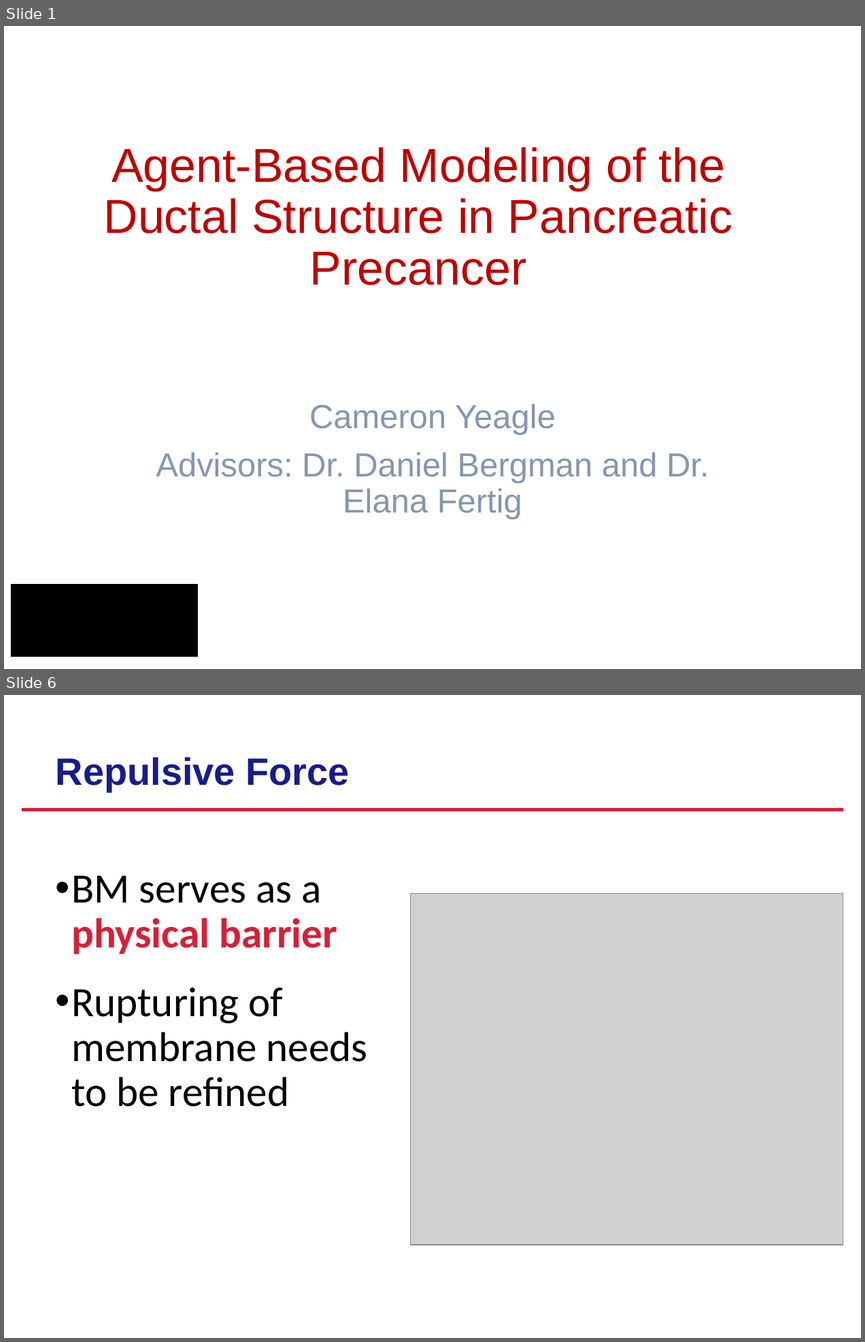
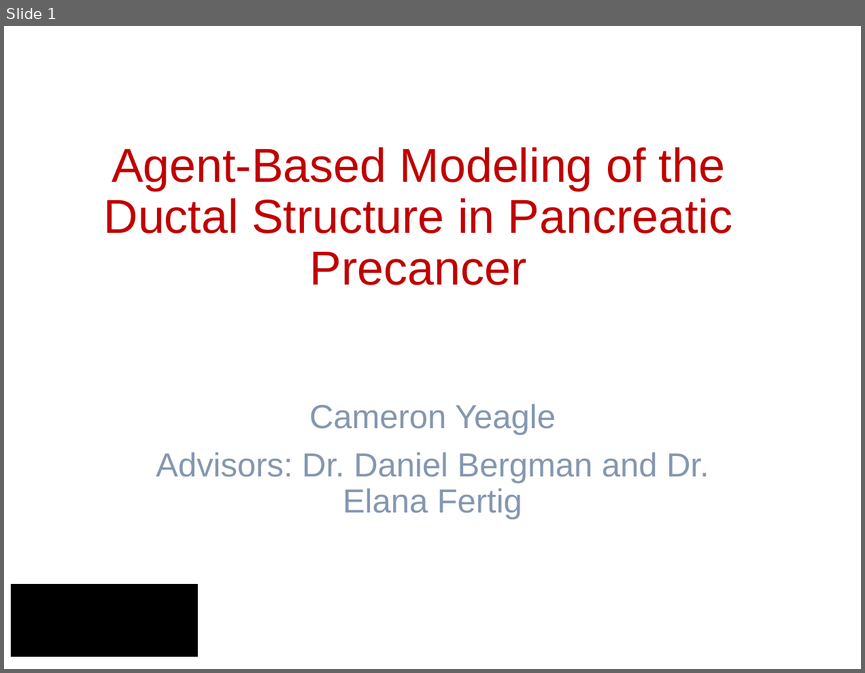
Before and after one commit to yeaglec/Pancreatic-Duct-Project, a slide deck: Presentation/Project_Update_(8-12).pptx. Shown one above the other, each under a label of ours: slides 1 and 6 before the commit, slide 1 after it; the slides between them are not shown. The pictures are 865x1342 and 865x673 pixels, drawn with LibreOffice and Linux fonts; fonts in the diff are those of the drawing; grey boxes stand for pictures; background and template pictures are left out. Boxes give left, top, right and bottom in pixels: in the first picture for what was removed or moved away, otherwise in the second. Text is boxed around its words. In the diff, an @@ line names an element or a change of style, - is before the commit and + after.

```diff
--- a/Presentation/Project_Update_(8-12).pptx
+++ b/Presentation/Project_Update_(8-12).pptx
@@ slide 6 removed at (4, 695, 861, 1338), background picture (left out) @@
@@ title removed at (56, 757, 349, 792) @@
-Repulsive Force
@@ line removed from (22, 810) to (843, 810) @@
@@ text removed at (71, 875, 368, 1106) @@
-• BM serves as a physical barrier
-• Rupturing of membrane needs to be refined
@@ picture removed at (410, 894, 843, 1245) @@
```
Also in this commit, not shown: 3 slides added, 6 other slides removed, 47 other files.
